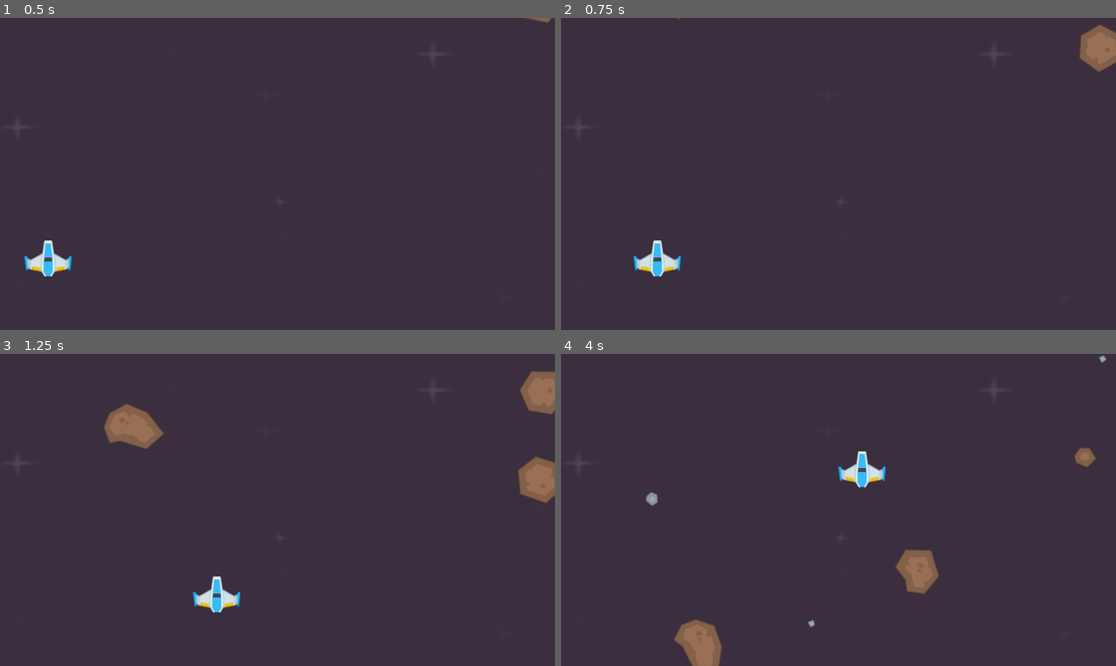
Above: before the commit, frames 1-4 (two rows, left to right).
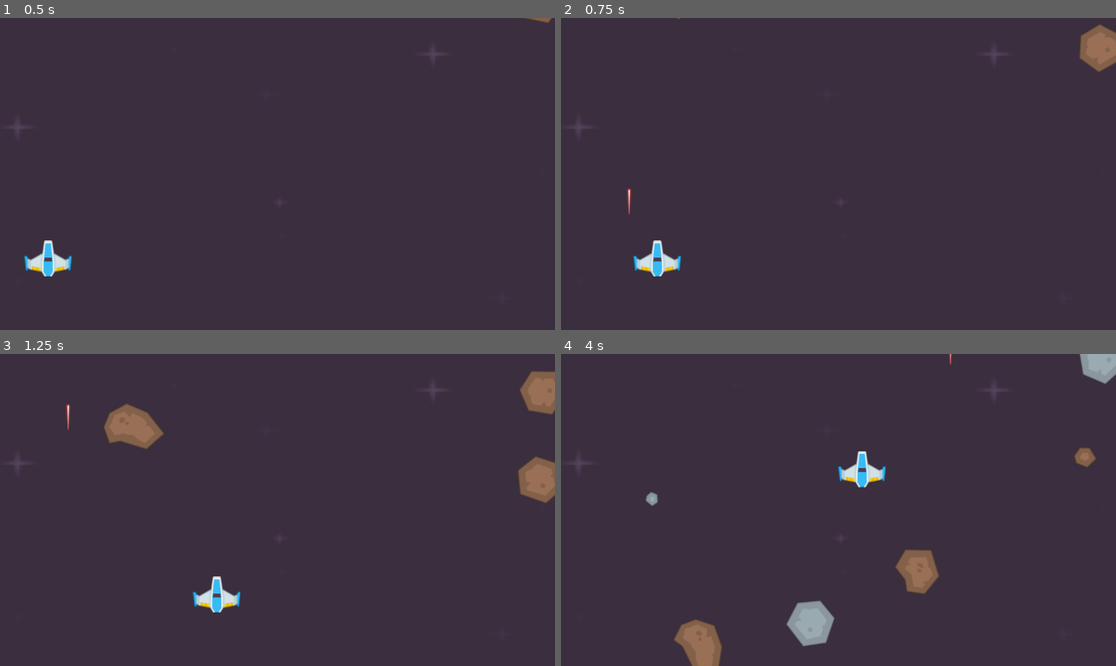
Above: after the commit, the same moments.

Repository: Bushra-gh/Space-Shooter
Game: Godot game, scene res://scenes/level.tscn
The game is run twice, just before and just after one commit, with the same random seed, the same clock (stepped at 60 frames per second) and the same inputs.
Inputs:
- Up to frame 1 (0.5 s): no input
- Up to frame 2 (0.75 s): tap Enter at 0.5 s; hold Right (ui_right) from 0.53 s (still down); tap Space (shoot, bound only after the commit) at 0.6 s
- Up to frame 3 (1.25 s): keep holding Right (ui_right)
- Up to frame 4 (4 s): release Right (ui_right) at 1.28 s; hold Down (ui_down) 1.28-2.03 s; tap Space (shoot, bound only after the commit) every 0.75 s from 1.35 to 3.6 s; hold Right (ui_right) 2.03-2.78 s; hold Up (ui_up) 2.78-3.53 s; hold Left (ui_left) from 3.53 s (still down)

Frame 1 is identical in both runs. In frame 2, less than 0.1% of the frame differs, in the area x 11-13%, y 54-64%; in frame 3, less than 0.1%; in frame 4, 1.4%, in the area x 40-100%, y 0-94%.

Commit message:
added lasers

Diff:
--- a/project.godot
+++ b/project.godot
@@ -15,6 +15,35 @@
 config/features=PackedStringArray("4.6", "Forward Plus")
 config/icon="res://icon.svg"
 
+[input]
+
+left={
+"deadzone": 0.5,
+"events": [Object(InputEventKey,"resource_local_to_scene":false,"resource_name":"","device":0,"window_id":0,"alt_pressed":false,"shift_pressed":false,"ctrl_pressed":false,"meta_pressed":false,"pressed":false,"keycode":0,"physical_keycode":4194319,"key_label":0,"unicode":0,"location":0,"echo":false,"script":null)
+]
+}
+right={
+"deadzone": 0.5,
+"events": [Object(InputEventKey,"resource_local_to_scene":false,"resource_name":"","device":0,"window_id":0,"alt_pressed":false,"shift_pressed":false,"ctrl_pressed":false,"meta_pressed":false,"pressed":false,"keycode":0,"physical_keycode":4194321,"key_label":0,"unicode":0,"location":0,"echo":false,"script":null)
+]
+}
+up={
+"deadzone": 0.5,
+"events": [Object(InputEventKey,"resource_local_to_scene":false,"resource_name":"","device":0,"window_id":0,"alt_pressed":false,"shift_pressed":false,"ctrl_pressed":false,"meta_pressed":false,"pressed":false,"keycode":0,"physical_keycode":4194320,"key_label":0,"unicode":0,"location":0,"echo":false,"script":null)
+]
+}
+down={
+"deadzone": 0.5,
+"events": [Object(InputEventKey,"resource_local_to_scene":false,"resource_name":"","device":0,"window_id":0,"alt_pressed":false,"shift_pressed":false,"ctrl_pressed":false,"meta_pressed":false,"pressed":false,"keycode":0,"physical_keycode":4194322,"key_label":0,"unicode":0,"location":0,"echo":false,"script":null)
+]
+}
+shoot={
+"deadzone": 0.5,
+"events": [Object(InputEventKey,"resource_local_to_scene":false,"resource_name":"","device":-1,"window_id":0,"alt_pressed":false,"shift_pressed":false,"ctrl_pressed":false,"meta_pressed":false,"pressed":false,"keycode":0,"physical_keycode":32,"key_label":0,"unicode":32,"location":0,"echo":false,"script":null)
+, Object(InputEventKey,"resource_local_to_scene":false,"resource_name":"","device":-1,"window_id":0,"alt_pressed":false,"shift_pressed":false,"ctrl_pressed":false,"meta_pressed":false,"pressed":false,"keycode":0,"physical_keycode":4194326,"key_label":0,"unicode":0,"location":0,"echo":false,"script":null)
+]
+}
+
 [physics]
 
 3d/physics_engine="Jolt Physics"
--- /dev/null
+++ b/scenes/laser.gd
@@ -0,0 +1,6 @@
+extends Area2D
+
+@export var speed = 500
+
+func _process(delta: float) -> void:
+	position.y -= speed * delta
--- a/scenes/laser.tscn
+++ b/scenes/laser.tscn
@@ -1,5 +1,6 @@
 [gd_scene format=3 uid="uid://h5awh74k7677"]
 
+[ext_resource type="Script" uid="uid://14fypwj36qgr" path="res://scenes/laser.gd" id="1_a7dhc"]
 [ext_resource type="Texture2D" uid="uid://dd411qyow0ot" path="res://PNG/Lasers/laserRed01.png" id="1_xmihv"]
 
 [sub_resource type="CapsuleShape2D" id="CapsuleShape2D_a7dhc"]
@@ -9,6 +10,7 @@
 [node name="laser" type="Area2D" unique_id=694970317]
 collision_layer = 8
 collision_mask = 2
+script = ExtResource("1_a7dhc")
 
 [node name="Sprite2D" type="Sprite2D" parent="." unique_id=894136094]
 position = Vector2(0, -2)
--- a/scenes/level.gd
+++ b/scenes/level.gd
@@ -1,8 +1,14 @@
 extends Node2D
 
 var meteor_scene: PackedScene = load("res://scenes/meteor.tscn")
-
+var laser_scene: PackedScene = load("res://scenes/laser.tscn")
 func _on_meteor_timer_timeout() -> void:
 	var meteor = meteor_scene.instantiate()
 
 	$Meteors.add_child(meteor)
+
+
+func _on_player_laser(pos) -> void:
+	var laser = laser_scene.instantiate()
+	$Lasers.add_child(laser)
+	laser.position = pos
--- a/scenes/level.tscn
+++ b/scenes/level.tscn
@@ -59,4 +59,5 @@
 
 [node name="Lasers" type="Node2D" parent="." unique_id=627463566]
 
+[connection signal="laser" from="Player" to="." method="_on_player_laser"]
 [connection signal="timeout" from="MeteorTimer" to="." method="_on_meteor_timer_timeout"]
--- a/scenes/meteor.gd
+++ b/scenes/meteor.gd
@@ -4,7 +4,7 @@
 var rotation_speed: int
 var direction_x: float
 
-# Called when the node enters the scene tree for the first time.
+
 func _ready() -> void:
 	var rng: =RandomNumberGenerator.new()
 
@@ -23,8 +23,8 @@
 	position += Vector2(0, 1.0) * 400 * delta
 	rotation_degrees += rotation_speed * delta
 
-# Called every frame. 'delta' is the elapsed time since the previous frame.
 
 
-func _on_body_entered(body: Node2D) -> void:
-	pass # Replace with function body.
+
+func _on_body_entered(_body: Node2D) -> void:
+	pass
--- a/scenes/player.gd
+++ b/scenes/player.gd
@@ -1,13 +1,25 @@
 extends CharacterBody2D
 
 @export var speed: int = 500
-# Called when the node enters the scene tree for the first time.
-func _ready() -> void:
-	position = Vector2(100,500) # Replace with function body.
+var can_shoot: bool = true
+
+signal laser(pos)
 
 
-# Called every frame. 'delta' is the elapsed time since the previous frame.
-func _process(delta: float) -> void:
+func _ready() -> void:
+	position = Vector2(100,500)
+
+
+
+func _process(_delta: float) -> void:
 	var direction = Input.get_vector("ui_left", "ui_right", "ui_up", "ui_down")
 	velocity = direction * speed
 	move_and_slide()
+
+	if Input.is_action_just_pressed("shoot") and can_shoot:
+		laser.emit($LaserStartpos.global_position)
+		can_shoot = false
+		$LaserTimer.start()
+
+func _on_laser_timer_timeout() -> void:
+	can_shoot = true
--- a/scenes/player.tscn
+++ b/scenes/player.tscn
@@ -12,3 +12,12 @@
 
 [node name="CollisionPolygon2D" type="CollisionPolygon2D" parent="." unique_id=699746491]
 polygon = PackedVector2Array(-7, -37, 7, -37, 12, -12, 35, 1, 47, -6, 46, 24, 13, 27, 7, 37, -7, 37, -13, 28, -45, 25, -48, -7, -38, 2, -14, -12)
+
+[node name="LaserStartpos" type="Marker2D" parent="." unique_id=1631416087]
+position = Vector2(0, -59)
+
+[node name="LaserTimer" type="Timer" parent="." unique_id=848099913]
+wait_time = 0.5
+one_shot = true
+
+[connection signal="timeout" from="LaserTimer" to="." method="_on_laser_timer_timeout"]
Binary file changed: PNG/Meteors/11.png
Not shown, changed: PNG/Meteors/11.png.import
Binary file added: PNG/Meteors/13.png
Not shown, changed: PNG/Meteors/13.png.import
Binary file removed: PNG/Meteors/meteorGrey_big4.png
Not shown, added: scenes/laser.gd.uid
